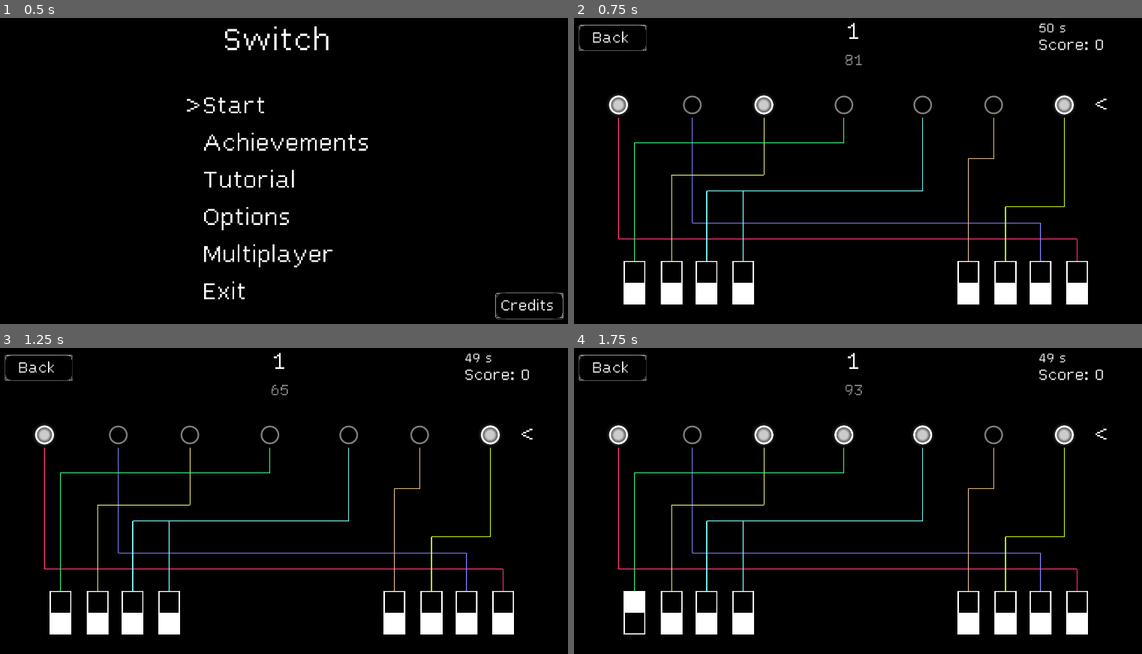
Above: before the commit, frames 1-4 (two rows, left to right).
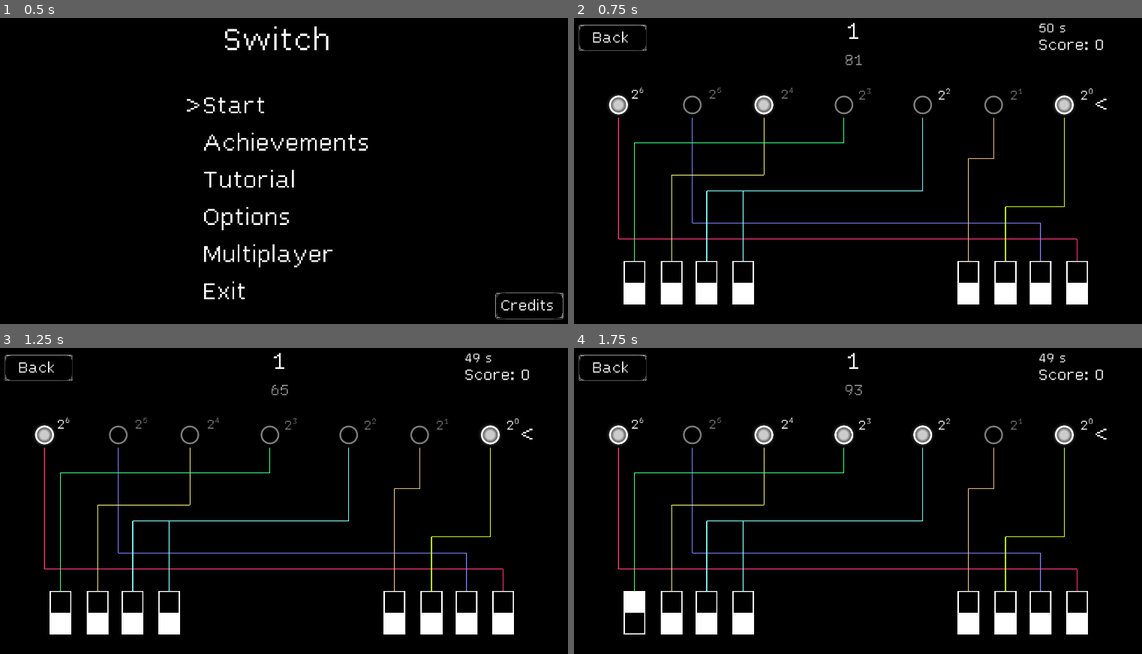
Above: after the commit, the same moments.

Repository: DragonCat4012/Switch
Game: Godot game, scene res://Scenes/menu.tscn
The game is run twice, just before and just after one commit, with the same random seed, the same clock (stepped at 60 frames per second) and the same inputs.
Inputs (mouse positions are in pixels of both pictures, inside the frame that each line leads up to):
- Up to frame 1 (0.5 s): no input
- Up to frame 2 (0.75 s): tap Enter (ui_accept) at 0.5 s; move the mouse to (988, 146) at 0.52 s; hold Up (ui_up) from 0.53 s (still down); tap 0 (0) at 0.6 s; click (988, 146) at 0.67 s
- Up to frame 3 (1.25 s): keep holding Up (ui_up); tap Enter (ui_accept) at 0.77 s; tap 1 (1) at 0.8 s
- Up to frame 4 (1.75 s): tap Enter (ui_accept) at 1.25, 1.52 s; move the mouse to (636, 614) at 1.27 s; release Up (ui_up) at 1.28 s; hold Down (ui_down) from 1.28 s (still down); tap 1 (1) at 1.35 s; click (636, 614) at 1.42 s; tap 2 (2) at 1.55 s

Frame 1 is identical in both runs. In frame 2, 0.2% of the frame differs, in the area x 10-92%, y 22-27%; in frame 3, 0.2%; in frame 4, 0.2%.

Commit message:
Add Exponents and Credit Engine

Diff:
--- /dev/null
+++ b/Ressources/BBSuperScript.gd
@@ -0,0 +1,10 @@
+@tool
+extends RichTextEffect
+class_name  RichTextSuperscript
+
+var bbcode := "sup"
+
+func _process_custom_fx(char_fx):
+	var offset := Vector2(0, 18)
+	char_fx.offset = offset
+	return true
--- a/Scenes/Credits.tscn
+++ b/Scenes/Credits.tscn
@@ -23,6 +23,15 @@
 offset_right = 1912.0
 offset_bottom = 634.0
 theme_override_constants/separation = 30
+
+[node name="Label4" type="Label" parent="VBoxContainer"]
+layout_mode = 2
+theme_override_fonts/font = ExtResource("1_byce8")
+theme_override_font_sizes/font_size = 30
+text = "Godot Engine
+https://godotengine.org/"
+horizontal_alignment = 1
+vertical_alignment = 1
 
 [node name="Label" type="Label" parent="VBoxContainer"]
 layout_mode = 2
--- a/Scenes/game.gd
+++ b/Scenes/game.gd
@@ -21,6 +21,15 @@
 @onready var switch6 := $Switch_6
 @onready var switch7 := $Switch_7
 @onready var switch8 := $Switch_8
+
+@onready var e_1 = $Eponents/E1
+@onready var e_2 = $Eponents/E2
+@onready var e_3 = $Eponents/E3
+@onready var e_4 = $Eponents/E4
+@onready var e_5 = $Eponents/E5
+@onready var e_6 = $Eponents/E6
+@onready var e_7 = $Eponents/E7
+@onready var ees = [e_1, e_2, e_3, e_4, e_5, e_6, e_7]
 
 @onready var numberLabel := $CenterContainer/VBoxContainer/NumberLabel
 @onready var numberPreviewLabel := $CenterContainer/VBoxContainer/NumberPreview
@@ -154,8 +163,13 @@
 
 	for index in range(arrSmallEndian.size()):
 		var pw = index
+		if smallEndian: # reverse indizes
+			pw = arrSmallEndian.size() - index - 1
+		ees[index].text = "[color=7a7a7a][sup]2[/sup][font_size={30}]" + str(pw) + "[/font_size][/color]"
+		#[color={code/name}]{text}[/color]
 		if arrSmallEndian[index].isOn:
-			x+= 2**pw
+			x+= 2**index
+			ees[index].text = "[color=ffffff][sup]2[/sup][font_size={30}]" + str(pw) + "[/font_size][/color]"
 
 	currentNumber = x
 	numberPreviewLabel.text = str(currentNumber)
--- a/Scenes/game.tscn
+++ b/Scenes/game.tscn
@@ -11,6 +11,10 @@
 [ext_resource type="Texture2D" uid="uid://c2pe7fupsvd5j" path="res://Sprites/Switch/white_off.svg" id="6_1cxes"]
 [ext_resource type="Script" path="res://Sprites/Lamps/Lamp.gd" id="6_ampmk"]
 [ext_resource type="Script" path="res://Util/Map.gd" id="11_nsi7u"]
+[ext_resource type="Script" path="res://Ressources/BBSuperScript.gd" id="12_gkqng"]
+
+[sub_resource type="RichTextEffect" id="RichTextEffect_hgu8r"]
+script = ExtResource("12_gkqng")
 
 [node name="Game" type="Node2D"]
 script = ExtResource("1_67put")
@@ -398,3 +402,98 @@
 [node name="Map" type="Node2D" parent="."]
 script = ExtResource("11_nsi7u")
 metadata/isMultiplayer = false
+
+[node name="Eponents" type="Control" parent="."]
+layout_mode = 3
+anchors_preset = 0
+offset_left = 1.0
+offset_top = 280.0
+offset_right = 1922.0
+offset_bottom = 351.0
+
+[node name="E1" type="RichTextLabel" parent="Eponents"]
+layout_mode = 0
+offset_left = 249.0
+offset_top = -3.0
+offset_right = 297.0
+offset_bottom = 61.0
+theme_override_fonts/normal_font = ExtResource("2_q8ujg")
+theme_override_font_sizes/normal_font_size = 50
+bbcode_enabled = true
+text = "[sup]2[/sup][font_size={30}]4[/font_size]"
+scroll_active = false
+custom_effects = [SubResource("RichTextEffect_hgu8r")]
+
+[node name="E2" type="RichTextLabel" parent="Eponents"]
+layout_mode = 0
+offset_left = 497.0
+offset_top = -3.0
+offset_right = 545.0
+offset_bottom = 61.0
+theme_override_fonts/normal_font = ExtResource("2_q8ujg")
+theme_override_font_sizes/normal_font_size = 50
+bbcode_enabled = true
+text = "[sup]2[/sup][font_size={30}]4[/font_size]"
+scroll_active = false
+custom_effects = [SubResource("RichTextEffect_hgu8r")]
+
+[node name="E3" type="RichTextLabel" parent="Eponents"]
+layout_mode = 0
+offset_left = 728.0
+offset_top = -3.0
+offset_right = 776.0
+offset_bottom = 61.0
+theme_override_fonts/normal_font = ExtResource("2_q8ujg")
+theme_override_font_sizes/normal_font_size = 50
+bbcode_enabled = true
+text = "[sup]2[/sup][font_size={30}]4[/font_size]"
+scroll_active = false
+custom_effects = [SubResource("RichTextEffect_hgu8r")]
+
+[node name="E4" type="RichTextLabel" parent="Eponents"]
+layout_mode = 0
+offset_left = 976.0
+offset_right = 1024.0
+offset_bottom = 64.0
+theme_override_fonts/normal_font = ExtResource("2_q8ujg")
+theme_override_font_sizes/normal_font_size = 50
+bbcode_enabled = true
+text = "[sup]2[/sup][font_size={30}]4[/font_size]"
+scroll_active = false
+custom_effects = [SubResource("RichTextEffect_hgu8r")]
+
+[node name="E5" type="RichTextLabel" parent="Eponents"]
+layout_mode = 0
+offset_left = 1230.0
+offset_right = 1278.0
+offset_bottom = 64.0
+theme_override_fonts/normal_font = ExtResource("2_q8ujg")
+theme_override_font_sizes/normal_font_size = 50
+bbcode_enabled = true
+text = "[sup]2[/sup][font_size={30}]4[/font_size]"
+scroll_active = false
+custom_effects = [SubResource("RichTextEffect_hgu8r")]
+
+[node name="E6" type="RichTextLabel" parent="Eponents"]
+layout_mode = 0
+offset_left = 1461.0
+offset_right = 1509.0
+offset_bottom = 64.0
+theme_override_fonts/normal_font = ExtResource("2_q8ujg")
+theme_override_font_sizes/normal_font_size = 50
+bbcode_enabled = true
+text = "[sup]2[/sup][font_size={30}]4[/font_size]"
+scroll_active = false
+custom_effects = [SubResource("RichTextEffect_hgu8r")]
+
+[node name="E7" type="RichTextLabel" parent="Eponents"]
+layout_mode = 0
+offset_left = 1686.0
+offset_right = 1734.0
+offset_bottom = 64.0
+theme_override_fonts/normal_font = ExtResource("2_q8ujg")
+theme_override_font_sizes/normal_font_size = 50
+bbcode_enabled = true
+text = "[sup]2[/sup][font_size={30}]4[/font_size]"
+scroll_active = false
+custom_effects = [SubResource("RichTextEffect_hgu8r")]
Not shown: 1 places in Scenes/game.tscn that only renumber resources
